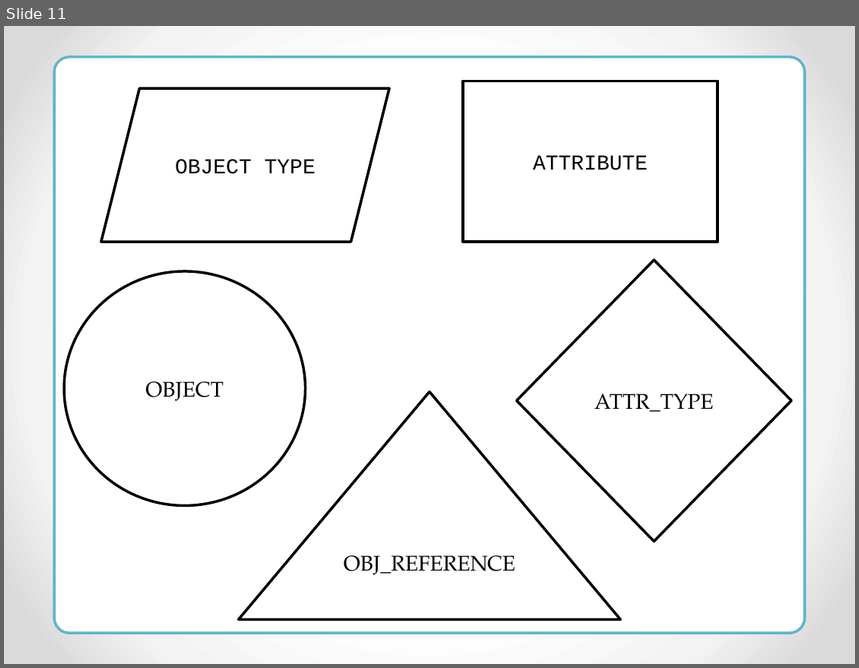
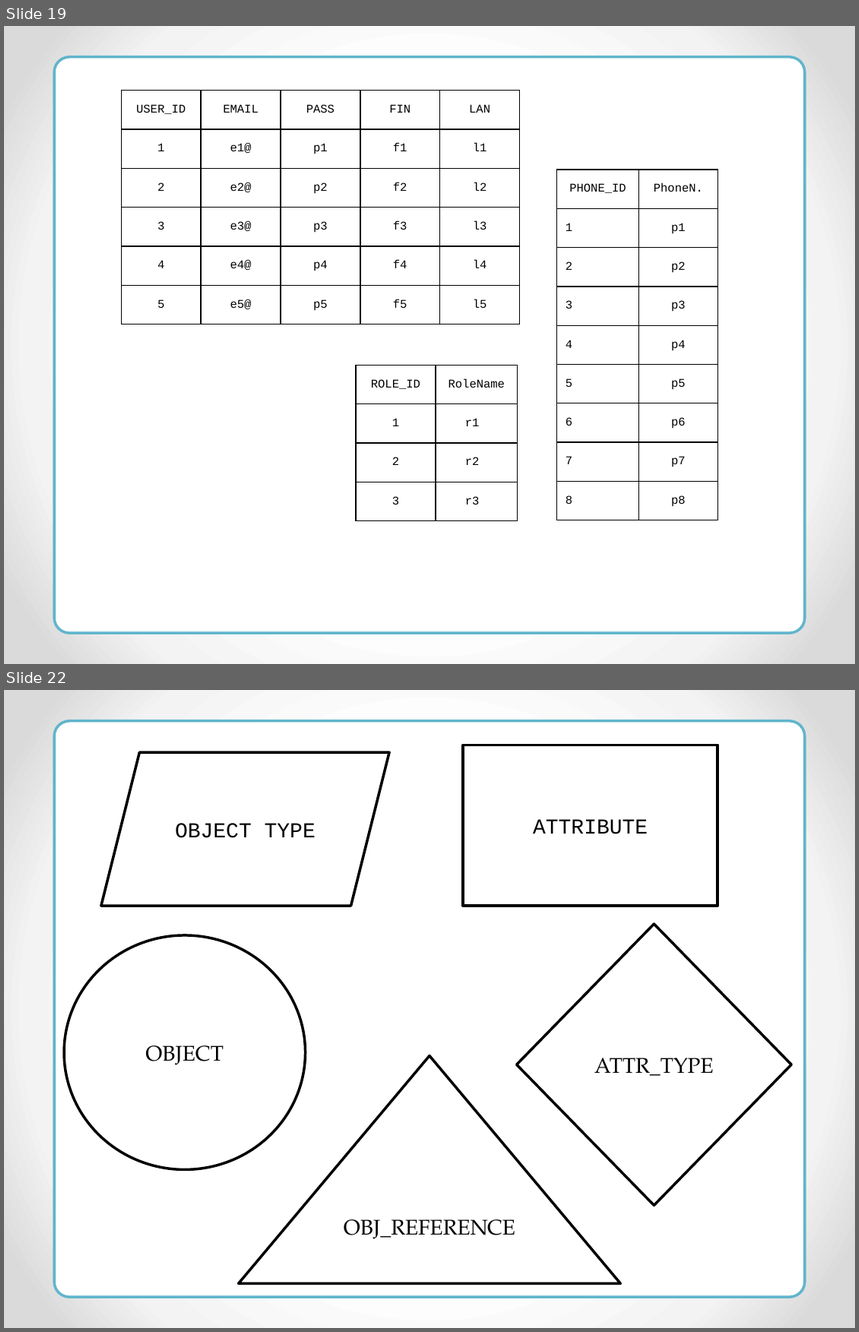
Before and after one commit to RedEyesDevelopment/NetCrackerProject, a slide deck: pres/reacteav/reacteav.pptx. Shown one above the other, each under a label of ours: slide 11 before the commit, slides 19 and 22 after it; the slides between them are not shown. The pictures are 859x668 and 859x1332 pixels, drawn with LibreOffice and Linux fonts; fonts in the diff are those of the drawing. Boxes give left, top, right and bottom in pixels: in the first picture for what was removed or moved away, otherwise in the second. Text is boxed around its words. In the diff, an @@ line names an element or a change of style, - is before the commit and + after.

```diff
--- a/pres/reacteav/reacteav.pptx
+++ b/pres/reacteav/reacteav.pptx
@@ slide 19 added at (x1=4, y1=26, x2=855, y2=664), background gradient #FFFFFF to #F4F4F4 to #DADADA @@
@@ rounded rectangle added at (x1=54, y1=56, x2=805, y2=633), fill #FFFFFF, outline #60B5CC 2.25 pt @@
@@ table added at (x1=122, y1=91, x2=522, y2=325), 6 rows, 5 columns @@
+USER_ID | EMAIL | PASS | FIN | LAN
+1 | e1@ | p1 | f1 | l1
+2 | e2@ | p2 | f2 | l2
+3 | e3@ | p3 | f3 | l3
+4 | e4@ | p4 | f4 | l4
+5 | e5@ | p5 | f5 | l5
@@ table added at (x1=557, y1=170, x2=718, y2=521), 9 rows, 2 columns @@
+PHONE_ID | PhoneN.
+1 | p1
+2 | p2
+3 | p3
+4 | p4
+5 | p5
+6 | p6
+7 | p7
+8 | p8
@@ table added at (x1=356, y1=366, x2=517, y2=522), 4 rows, 2 columns @@
+ROLE_ID | RoleName
+1 | r1
+2 | r2
+3 | r3
@@ what was slide 11 is now slide 22 @@
```
Also in this commit, not shown: 3 slides changed, 13 other slides added.
